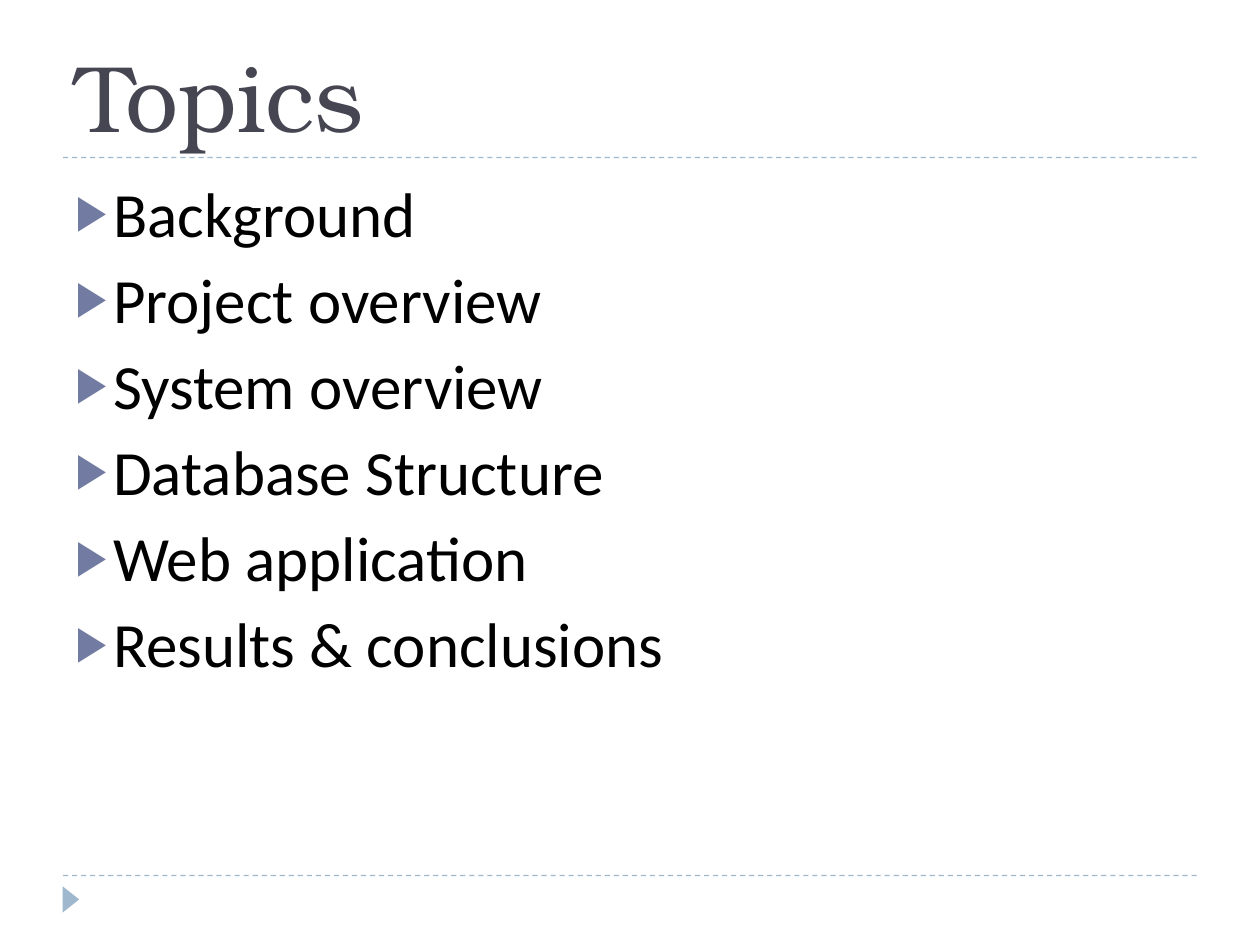
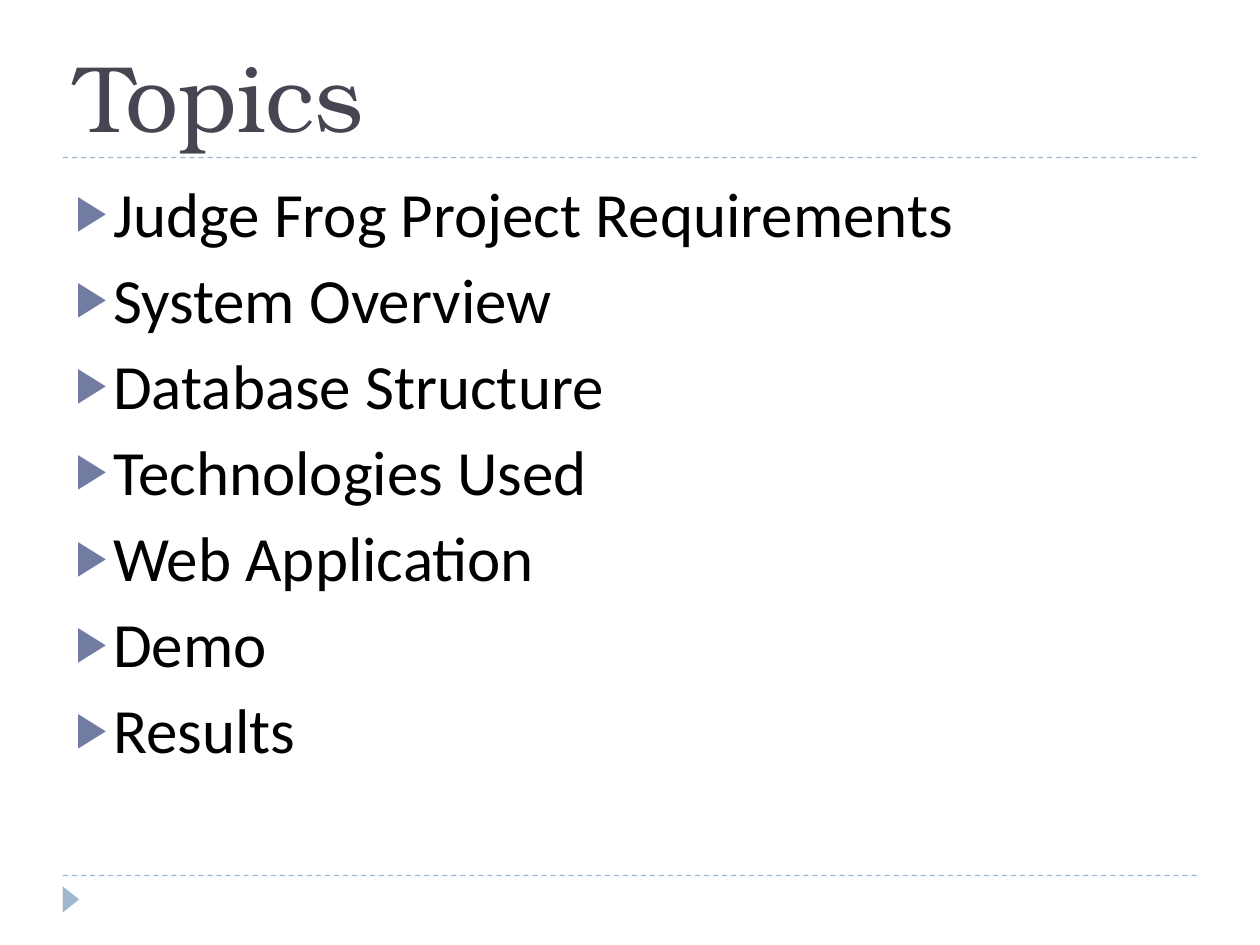
Before and after one commit to OnyxSpartanII/JudgeFrog, a slide deck: slide 4 of documentation/Project/NT_Presentation.pptx (slide 3 before the commit). Drawn at 1260x945 pixels with LibreOffice and Linux fonts; fonts in the diff are those of the drawing. Boxes give left, top, right and bottom in pixels: in the first picture for what was removed or moved away, otherwise in the second. Text is boxed around its words. In the diff, an @@ line names an element or a change of style, - is before the commit and + after.

Commit message:
NT Presentation Updates

```diff
--- a/documentation/Project/NT_Presentation.pptx
+++ b/documentation/Project/NT_Presentation.pptx
@@ text at box(113, 193, 953, 333): text changed @@
-▶ Background
-▶ Project overview
-▶ System overview
+▶ Judge Frog Project Requirements
+▶ System Overview
@@ text at box(113, 451, 586, 754): text changed @@
-▶ Web application
-▶ Results & conclusions
+▶ Technologies Used
+▶ Web Application
+▶ Demo
+▶ Results
```
Also in this commit, not shown: 1 other slide changed, 2 slides added, 5 slides removed, 1 other file.
